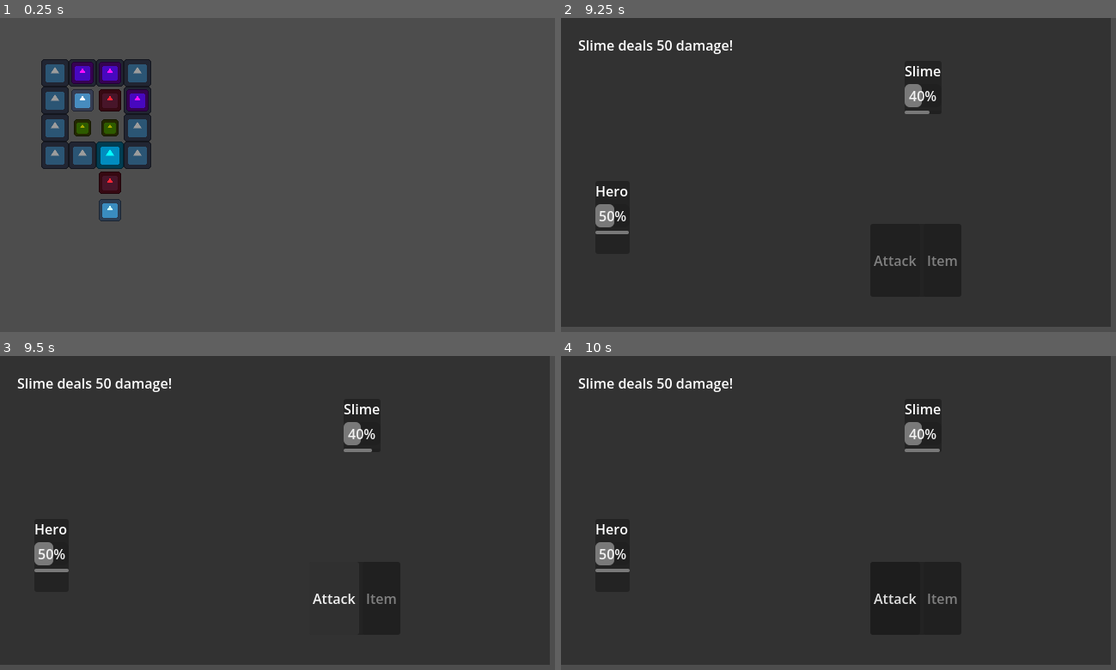
Above: before the commit, frames 1-4 (two rows, left to right).
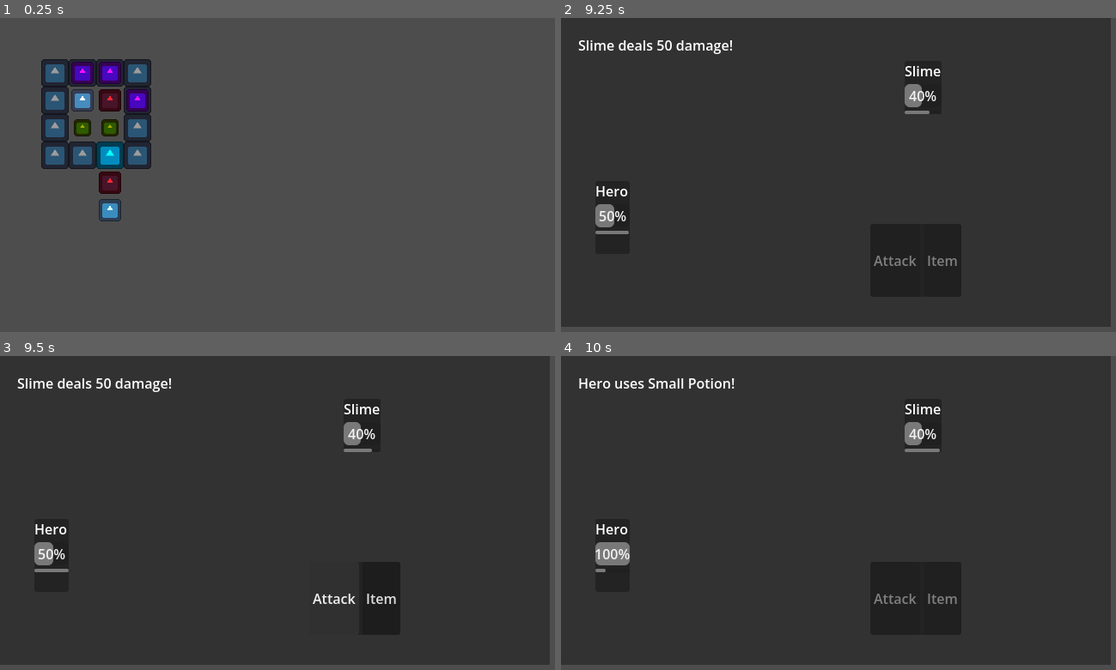
Above: after the commit, the same moments.

Repository: yifan-lee/Realmwand_The_First_Tower
Game: Godot game, scene res://scenes/main.tscn
Same seed, same stepped clock (60 frames per second), same inputs: the game is played once before the commit and once after it. The engine's default icon, where the game draws it, is replaced by a stand-in: a white triangle on a blue panel in a dark square.
Inputs (mouse positions are in pixels of both pictures, inside the frame that each line leads up to):
- Up to frame 1 (0.25 s): no input
- Up to frame 2 (9.25 s): tap Enter at 0.5, 2, 3.5 s; hold E (interact) 0.53-1.28 s; hold W (move_up) 0.53-2.03 s; tap Space at 1.25, 2.75, 4.25 s; tap E (interact) at 1.35, 2.85, 4.35, 5.85, 8.1 s; hold E (interact) 2.03-2.78 s; hold A (move_left) 2.03-3.53 s; hold S (move_down) 3.53-4.28 s; hold E (interact) 3.53-4.28 s; hold D (move_right) 4.28-5.03 s; hold W (move_up) 5.03-5.78 s; hold E (interact) 5.03-5.78 s; hold D (move_right) 5.78-7.25 s; hold E (interact) 6.53-7.25 s; click "Attack" at 7.25 s; hold D (move_right) 8.03-8.78 s; hold S (move_down) from 8.78 s (still down); hold E (interact) from 8.78 s (still down)
- Up to frame 3 (9.5 s): keep holding S (move_down); keep holding E (interact)
- Up to frame 4 (10 s): release S (move_down) at 9.5 s; release E (interact) at 9.5 s; click (943, 597) at 9.5 s, where only the run after the commit has a clickable "Item"

Frames 1-2 are identical in both runs. In frame 3, less than 0.1% of the frame differs, in the area x 66-72%, y 75-79%; in frame 4, 1.0%, in the area x 3-64%, y 7-79%.

Commit message:
add potion

Diff:
--- a/scripts/battle.gd
+++ b/scripts/battle.gd
@@ -26,6 +26,11 @@
 
 var battle_active: bool = true
 var player_won: bool = false
+var player_data: Player
+
+const SMALL_POTION_HEALING: float = 50.0
+
+
 
 func _ready() -> void:
 	player_hp.max_value = player_max_health
@@ -33,6 +38,7 @@
 	attack_button.disabled = true
 	attack_button.pressed.connect(_on_attack_button_pressed)
 	result_button.pressed.connect(_on_result_button_pressed)
+	item_button.pressed.connect(_on_item_button_pressed)
 
 
 func _process(delta: float) -> void:
@@ -51,16 +57,22 @@
 
 	if player_atb.value >= player_atb.max_value:
 		attack_button.disabled = false
+		var has_small_potion := (
+			player_data != null
+			and player_data.has_item("Small Potion")
+		)
+		item_button.disabled = (
+			not has_small_potion
+			or player_hp.value >= player_hp.max_value
+		)
 
 	if enemy_atb.value >= enemy_atb.max_value:
 		_enemy_attack()
 
-func setup(
-	max_health: int,
-	attack_power: int
-) -> void:
-	player_max_health = float(max_health)
-	player_attack_damage = float(attack_power)
+func setup(player: Player) -> void:
+	player_data = player
+	player_max_health = float(player.max_health)
+	player_attack_damage = float(player.attack_power)
 
 func _on_attack_button_pressed() -> void:
 	if not battle_active:
@@ -133,3 +145,33 @@
 			0,
 			0,
 		)
+
+func _on_item_button_pressed() -> void:
+	if not battle_active:
+		return
+
+	if player_atb.value < player_atb.max_value:
+		return
+
+	if player_data == null:
+		return
+
+	if not player_data.has_item("Small Potion"):
+		return
+
+	if player_hp.value >= player_hp.max_value:
+		return
+
+	player_atb.value = 0.0
+	attack_button.disabled = true
+	item_button.disabled = true
+
+	if not player_data.consume_item("Small Potion"):
+		return
+
+	player_hp.value = min(
+		player_hp.value + SMALL_POTION_HEALING,
+		player_hp.max_value
+	)
+
+	battle_message.text = "Hero uses Small Potion!"
--- a/scripts/main.gd
+++ b/scripts/main.gd
@@ -102,10 +102,7 @@
 
 func _start_battle() -> void:
 	active_battle = BATTLE_SCENE.instantiate() as Battle
-	active_battle.setup(
-		player.max_health,
-		player.attack_power
-	)
+	active_battle.setup(player)
 	battle_layer.add_child(active_battle)
 	active_battle.battle_finished.connect(_on_battle_finished)
 
--- a/scripts/player.gd
+++ b/scripts/player.gd
@@ -140,3 +140,18 @@
 		print("Level up! Level: ", level)
 		print("Max health: ", max_health)
 		print("Attack power: ", attack_power)
+
+func has_item(item_name: String) -> bool:
+	return inventory.has(item_name)
+
+
+func consume_item(item_name: String) -> bool:
+	var item_index := inventory.find(item_name)
+
+	if item_index == -1:
+		return false
+
+	inventory.remove_at(item_index)
+	print("Consumed: ", item_name)
+	print("Inventory: ", inventory)
+	return true
